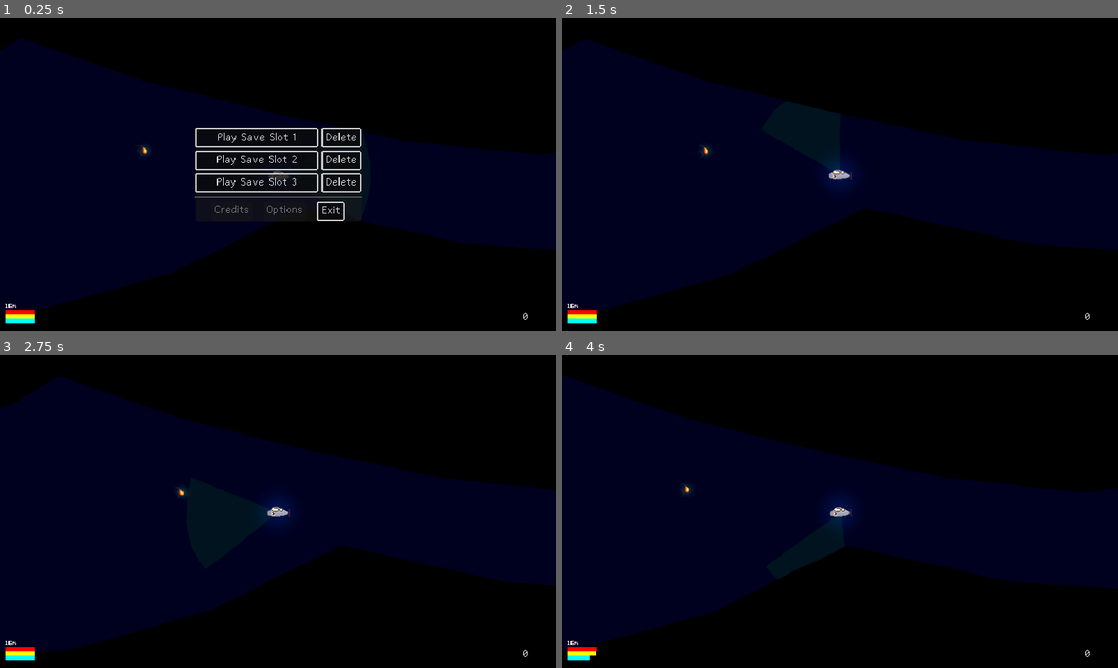
Above: before the commit, frames 1-4 (two rows, left to right).
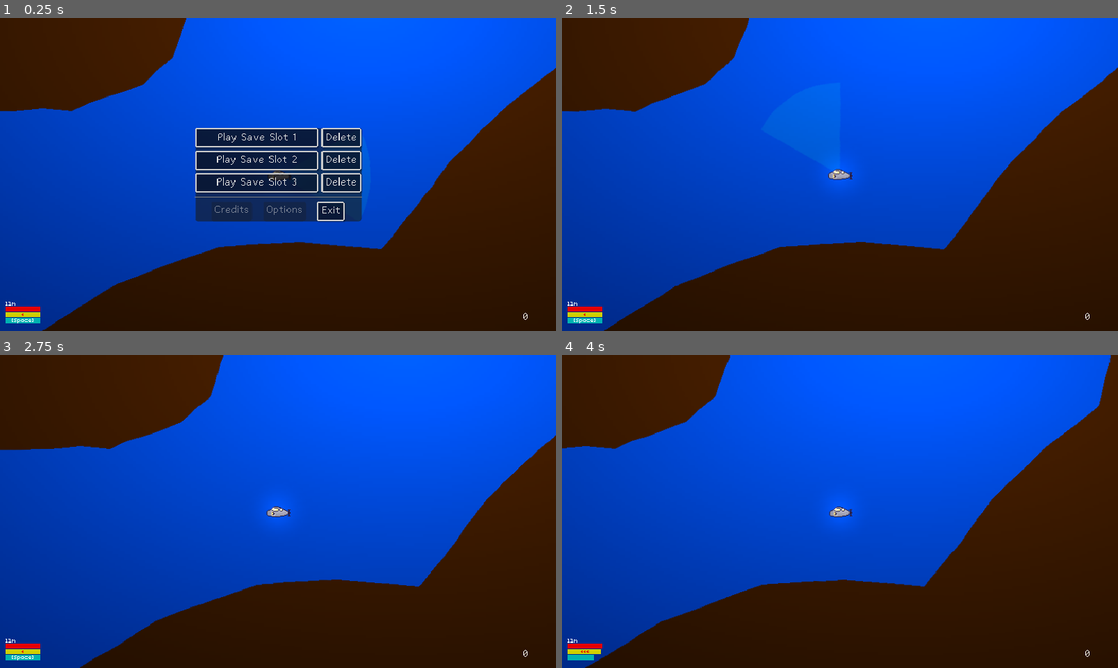
Above: after the commit, the same moments.

Repository: lupuchard/spooky-jam-submarine
Game: Godot game, scene res://Scene/Main.tscn
Two runs of this game, one before a commit and one after it. Both use one fixed random seed, a clock stepped at 60 frames per second and the inputs below.
Inputs (mouse positions are in pixels of both pictures, inside the frame that each line leads up to):
- Up to frame 1 (0.25 s): no input
- Up to frame 2 (1.5 s): move the mouse to (962, 158) at 0.52 s; hold Right (right) 0.53-1.25 s; right-click (962, 158) at 0.6 s; click (962, 158) at 0.67 s; click "Play Save Slot 1" at 1.25 s
- Up to frame 3 (2.75 s): move the mouse to (166, 527) at 2.02 s; hold Left (left) from 2.03 s (still down); tap Up (ascend) at 2.1 s; click (166, 527) at 2.17 s; right-click (166, 527) at 2.3 s
- Up to frame 4 (4 s): move the mouse to (895, 442) at 2.77 s; release Left (left) at 2.78 s; hold Right (right) from 2.78 s (still down); tap Space (dash) at 2.85 s; click (895, 442) at 2.92 s; right-click (895, 442) at 3.05 s; move the mouse to (812, 574) at 3.52 s; right-click (812, 574) at 3.6 s; click (812, 574) at 3.67 s

The runs differ from the first frame. In frame 1, 98% of the frame differs, in the area x 0-100%, y 0-100%; in frame 2, 100%; in frame 3, 100%; in frame 4, 100%.

Commit message:
UI enhancements, toggle light

Diff:
--- a/Fish/FishBehavior/HostileFishBehavior.gd
+++ b/Fish/FishBehavior/HostileFishBehavior.gd
@@ -47,7 +47,11 @@
 	fish.update_facing(last_seen - fish.global_position)
 
 func can_see_player() -> bool:
-	return player.global_position.distance_squared_to(fish.global_position) < pow(sight_radius, 2)
+	var displacement = player.global_position - fish.global_position
+	if (displacement.x > 0.0) == fish.facing_left:
+		return false
+	var radius = sight_radius if player.is_light_on() else sight_radius / 4
+	return displacement.length_squared() < pow(radius, 2)
 
 func is_too_far() -> bool:
 	return fish.global_position.distance_squared_to(fish.initial_position) > pow(max_range, 2)
--- a/Scene/Beastiary.gd
+++ b/Gui/Beastiary.gd
@@ -1,6 +1,6 @@
 extends ScrollContainer
 
-const BEASTIARY_ENTRY := preload("res://Scene/BeastiaryEntry.tscn")
+const BEASTIARY_ENTRY := preload("res://Gui/BeastiaryEntry.tscn")
 
 func _ready():
 	for i in range(0, FishStudy.FishType.NUM_FISH_TYPES):
--- a/Scene/BeastiaryEntry.tscn
+++ b/Gui/BeastiaryEntry.tscn
@@ -1,6 +1,6 @@
 [gd_scene load_steps=3 format=3 uid="uid://deqjtfy6v36c2"]
 
-[ext_resource type="Script" uid="uid://8dpd44civslf" path="res://Scene/BeastiaryEntry.gd" id="1_je2lf"]
+[ext_resource type="Script" uid="uid://8dpd44civslf" path="res://Gui/BeastiaryEntry.gd" id="1_je2lf"]
 [ext_resource type="FontFile" uid="uid://c3456ef513ov" path="res://Assets/Fonts/Abaddon Bold.ttf" id="1_wedow"]
 
 [node name="BeastiaryEntry" type="HBoxContainer"]
--- a/Scene/PixelTheme.tres
+++ b/Gui/PixelTheme.tres
@@ -1,9 +1,9 @@
 [gd_resource type="Theme" load_steps=5 format=3 uid="uid://c6c4jrxrclewv"]
 
 [ext_resource type="FontFile" uid="uid://d30j8tnlnfsv4" path="res://Assets/Fonts/Abaddon Light.ttf" id="1_a02aw"]
-[ext_resource type="StyleBox" uid="uid://b78tlpntimlgr" path="res://Scene/ButtonHoverStyleBox.tres" id="2_1fyrv"]
+[ext_resource type="StyleBox" uid="uid://b78tlpntimlgr" path="res://Gui/ButtonHoverStyleBox.tres" id="2_1fyrv"]
 [ext_resource type="FontFile" uid="uid://5mk2307ho1x8" path="res://Assets/Fonts/tinypixel.otf" id="2_1uu7p"]
-[ext_resource type="StyleBox" uid="uid://b2dvxkoe8c356" path="res://Scene/ButtonStyleBox.tres" id="3_h48jq"]
+[ext_resource type="StyleBox" uid="uid://b2dvxkoe8c356" path="res://Gui/ButtonStyleBox.tres" id="3_h48jq"]
 
 [resource]
 default_font = ExtResource("2_1uu7p")
--- /dev/null
+++ b/Gui/PowerConsumptionIndicator.gd
@@ -0,0 +1,6 @@
+extends Label
+
+@export var player: Player
+
+func _process(_delta: float):
+	text = "<".repeat(player.get_current_power_drain())
--- a/Scene/SaveSlotRow.tscn
+++ b/Gui/SaveSlotRow.tscn
@@ -1,6 +1,6 @@
 [gd_scene load_steps=2 format=3 uid="uid://lfaytddnu6xl"]
 
-[ext_resource type="Script" uid="uid://d1xf31wjsqhr8" path="res://Scene/SaveSlotRow.gd" id="1_up04w"]
+[ext_resource type="Script" uid="uid://d1xf31wjsqhr8" path="res://Gui/SaveSlotRow.gd" id="1_up04w"]
 
 [node name="SaveSlotRow" type="HBoxContainer"]
 script = ExtResource("1_up04w")
--- a/Scene/UpgradeOption.tscn
+++ b/Gui/UpgradeOption.tscn
@@ -1,6 +1,6 @@
 [gd_scene load_steps=2 format=3 uid="uid://cimhux024qh56"]
 
-[ext_resource type="Script" uid="uid://cy6iyfnegxbi3" path="res://Scene/UpgradeOption.gd" id="1_lfc7a"]
+[ext_resource type="Script" uid="uid://cy6iyfnegxbi3" path="res://Gui/UpgradeOption.gd" id="1_lfc7a"]
 
 [node name="UpgradeOption" type="HBoxContainer"]
 script = ExtResource("1_lfc7a")
--- a/Player/FishStudy.gd
+++ b/Player/FishStudy.gd
@@ -19,7 +19,7 @@
 func _ready():
 	names[FishType.CaveAngler] = "Cave Angler"
 	description_one[FishType.CaveAngler] = "Anglerfish use a modified dorsal fin ray as a lure for prey."
-	description_two[FishType.CaveAngler] = "The cave angler lives in caves."
+	description_two[FishType.CaveAngler] = "The cave angler will initially retreat if you get too close, but may attack if provoked."
 
 	names[FishType.Guppo] = "Guppo"
 	description_one[FishType.Guppo] = "Bigger than a guppy."
--- a/Player/Player.gd
+++ b/Player/Player.gd
@@ -29,7 +29,7 @@
 
 const DESC_ACCEL = 4.0
 const DESC_TOP_SPEED = 1.2
-const DASH_POWER_CONSUMPTION = 1.0
+const DASH_POWER_CONSUMPTION = 3.0
 
 const ASC_ACCEL = 4.0
 const ASC_TOP_SPEED = 1.2
@@ -54,10 +54,12 @@
 const DASH_SOUND = preload("res://Assets/Sound/underwater_splash.mp3")
 const CLICK_SOUND = preload("res://Assets/Sound/click.ogg")
 const DEATH_SOUND_METAL = preload("res://Assets/Sound/metal_wobble.mp3")
+const TOGGLE_LIGHT_SOUND = preload("res://Assets/Sound/switch.wav")
 
 var vel := Vector2.ZERO
 var dash_direction := 1.0
 var camera: Camera2D
+var spotlight: PointLight2D
 
 var stats: Array[float] = []
 var max_stats: Array[float] = []
@@ -77,9 +79,9 @@
 
 var engines_on := false
 var pumps_on := false
-var idle_power_drain := 0.1
-var engine_power_drain := 0.3
-var pump_power_drain := 0.2
+var light_power_drain := 0.5
+var engine_power_drain := 0.5
+var pump_power_drain := 0.5
 
 var fish_contact_cooldown := 0.0
 
@@ -92,6 +94,7 @@
 
 func _ready():
 	camera = $Camera2D
+	spotlight = $Spotlight
 	generate_raycasts()
 
 	max_stats.resize(Stat.NUM_STATS)
@@ -144,12 +147,21 @@
 		var raycast := RayCast2D.new()
 		raycast.target_position = Vector2.from_angle(angle) * RAYCAST_LENGTH
 		raycast.collision_mask = 2
-		$Spotlight.add_child(raycast)
+		spotlight.add_child(raycast)
+
+func get_current_power_drain() -> int:
+	var total = 0
+	if is_light_on(): total += 1
+	if engines_on: total += 1
+	if pumps_on: total += 1
+	if stats[Stat.DashPower] < max_stats[Stat.DashPower]: total += 2
+	return total
 
 func _process(delta: float):
 	fish_contact_cooldown -= delta
 
-	stats[Stat.Battery] -= idle_power_drain * delta
+	if is_light_on():
+		stats[Stat.Battery] -= light_power_drain * delta
 	if engines_on:
 		stats[Stat.Battery] -= engine_power_drain * delta
 	if pumps_on:
@@ -158,10 +170,21 @@
 	stats[Stat.DashPower] += delta
 
 	var mouse_vector = position - get_parent().get_local_mouse_position()
-	$Spotlight.rotation = Vector2.LEFT.angle_to(mouse_vector)
+	spotlight.rotation = Vector2.LEFT.angle_to(mouse_vector)
 	$Sprite.flip_h = mouse_vector.x < 0
 
-	check_raycasts()
+	if Input.is_action_just_pressed("toggle_light"):
+		if spotlight.visible:
+			Audio.play(TOGGLE_LIGHT_SOUND, null, -5.0, 0.85)
+			spotlight.visible = false
+		else:
+			Audio.play(TOGGLE_LIGHT_SOUND, null, -5.0)
+			spotlight.visible = true
+
+	if spotlight.visible:
+		check_raycasts()
+	else:
+		studying = null
 
 	if studying != null:
 		%StudyIndicator.visible = true
@@ -197,6 +220,9 @@
 		die("You ran out of battery. And died.")
 
 	$VehicleAmbience.volume_db = min(global_position.y / MAX_VEHICLE_AMBIENCE_DEPTH, 1.0) * 80.0 - 80.0
+
+func is_light_on() -> bool:
+	return spotlight.visible
 
 func notify(text: String):
 	var label := Label.new()
--- a/Player/StatusBar.gd
+++ b/Player/StatusBar.gd
@@ -4,9 +4,14 @@
 @export var stat: Player.Stat
 
 var max_width
+var label: Label
 
 func _ready():
 	max_width = size.x
+	label = find_child("Label", false)
 
 func _process(_delta: float):
 	size.x = min(round(player.stats[stat] / player.max_stats[stat] * max_width), max_width)
+
+	if label != null:
+		label.visible = player.stats[stat] >= player.max_stats[stat]
--- a/Scene/Main.tscn
+++ b/Scene/Main.tscn
@@ -18,15 +18,17 @@
 [ext_resource type="PackedScene" uid="uid://bsswh2ott33di" path="res://Fish/Viperfish.tscn" id="12_e6irg"]
 [ext_resource type="Shader" uid="uid://vg6relhwky4r" path="res://Scene/Water.gdshader" id="13_i0sg4"]
 [ext_resource type="Script" uid="uid://c1junlymprxj3" path="res://Player/DepthLabel.gd" id="14_gclda"]
-[ext_resource type="PackedScene" uid="uid://cimhux024qh56" path="res://Scene/UpgradeOption.tscn" id="14_mr7am"]
+[ext_resource type="PackedScene" uid="uid://cimhux024qh56" path="res://Gui/UpgradeOption.tscn" id="14_mr7am"]
 [ext_resource type="PackedScene" uid="uid://m4dq2a5epgx5" path="res://Fish/BigFish.tscn" id="14_reyx0"]
-[ext_resource type="Script" uid="uid://c02prlppuceia" path="res://Scene/UpgradePanel.gd" id="14_sc4dx"]
+[ext_resource type="Script" uid="uid://c02prlppuceia" path="res://Gui/UpgradePanel.gd" id="14_sc4dx"]
 [ext_resource type="AudioStream" uid="uid://b0pfvin7vsrnw" path="res://Assets/Sound/spooky_ambience_1.mp3" id="15_iab34"]
 [ext_resource type="Material" uid="uid://dd5x7vrkc4giy" path="res://Scene/BubbleParticles.tres" id="16_u2c8l"]
 [ext_resource type="FontFile" uid="uid://d30j8tnlnfsv4" path="res://Assets/Fonts/Abaddon Light.ttf" id="19_aa3qu"]
-[ext_resource type="Script" uid="uid://ccqnkw04b8og5" path="res://Scene/Beastiary.gd" id="22_bf81u"]
-[ext_resource type="PackedScene" uid="uid://lfaytddnu6xl" path="res://Scene/SaveSlotRow.tscn" id="26_g6i1l"]
-[ext_resource type="Script" uid="uid://b0v75jlp5h57g" path="res://Scene/MainMenu.gd" id="27_sssj8"]
+[ext_resource type="FontFile" uid="uid://bdlen7yarl4rf" path="res://Assets/Fonts/ThatBoy.ttf" id="20_u2c8l"]
+[ext_resource type="Script" uid="uid://c8q7pqmsrphp3" path="res://Gui/PowerConsumptionIndicator.gd" id="21_g6i1l"]
+[ext_resource type="Script" uid="uid://ccqnkw04b8og5" path="res://Gui/Beastiary.gd" id="22_bf81u"]
+[ext_resource type="PackedScene" uid="uid://lfaytddnu6xl" path="res://Gui/SaveSlotRow.tscn" id="26_g6i1l"]
+[ext_resource type="Script" uid="uid://b0v75jlp5h57g" path="res://Gui/MainMenu.gd" id="27_sssj8"]
 
 [sub_resource type="CanvasItemMaterial" id="CanvasItemMaterial_jw32o"]
 light_mode = 1
@@ -127,7 +129,7 @@
 
 [node name="Player" type="CharacterBody2D" parent="World"]
 unique_name_in_owner = true
-position = Vector2(-3147, 328)
+position = Vector2(115, 232)
 script = ExtResource("1_rgh2o")
 
 [node name="Sprite" type="AnimatedSprite2D" parent="World/Player"]
@@ -243,6 +245,9 @@
 is_sprite_facing_left = false
 contact_damage = 9.0
 path = NodePath("../../FishPaths/BigFishPath")
+
+[node name="Angler2" parent="World/Fish" instance=ExtResource("7_jw32o")]
+position = Vector2(280, 2252)
 
 [node name="FishPaths" type="Node2D" parent="World"]
 
@@ -291,32 +296,52 @@
 
 [node name="HealthBar" type="ColorRect" parent="CanvasLayer" node_paths=PackedStringArray("player")]
 offset_left = 8.0
-offset_top = 403.0
-offset_right = 48.0
-offset_bottom = 409.0
-color = Color(1, 0, 0, 1)
+offset_top = 398.0
+offset_right = 56.0
+offset_bottom = 405.0
+color = Color(0.9, 0, 0, 1)
 script = ExtResource("5_pbw6q")
 player = NodePath("../../World/Player")
 
 [node name="PowerBar" type="ColorRect" parent="CanvasLayer" node_paths=PackedStringArray("player")]
 offset_left = 8.0
-offset_top = 409.0
-offset_right = 48.0
-offset_bottom = 415.0
-color = Color(1, 1, 0, 1)
+offset_top = 406.0
+offset_right = 56.0
+offset_bottom = 413.0
+color = Color(0.81, 0.81, 0, 1)
 script = ExtResource("5_pbw6q")
 player = NodePath("../../World/Player")
 stat = 2
 
+[node name="PowerConsumptionIndicator" type="Label" parent="CanvasLayer/PowerBar" node_paths=PackedStringArray("player")]
+layout_mode = 0
+offset_top = -6.0
+offset_right = 48.0
+offset_bottom = 7.0
+theme_override_colors/font_color = Color(0.9, 0, 0, 1)
+theme_override_fonts/font = ExtResource("20_u2c8l")
+theme_override_font_sizes/font_size = 16
+text = "<<<"
+horizontal_alignment = 1
+script = ExtResource("21_g6i1l")
+player = NodePath("../../../World/Player")
+
 [node name="DashBar" type="ColorRect" parent="CanvasLayer" node_paths=PackedStringArray("player")]
 offset_left = 8.0
-offset_top = 415.0
-offset_right = 48.0
+offset_top = 414.0
+offset_right = 56.0
 offset_bottom = 421.0
-color = Color(0, 1, 1, 1)
+color = Color(0, 0.7, 0.7, 1)
 script = ExtResource("5_pbw6q")
 player = NodePath("../../World/Player")
 stat = 4
+
+[node name="Label" type="Label" parent="CanvasLayer/DashBar"]
+layout_mode = 0
+offset_right = 48.0
+offset_bottom = 8.0
+text = "[Space]"
+horizontal_alignment = 1
 
 [node name="KnowledgeLabel" type="Label" parent="CanvasLayer" node_paths=PackedStringArray("player")]
 offset_left = 722.0
@@ -330,9 +355,9 @@
 
 [node name="DepthLabel" type="Label" parent="CanvasLayer"]
 offset_left = 8.0
-offset_top = 394.0
+offset_top = 391.0
 offset_right = 48.0
-offset_bottom = 417.0
+offset_bottom = 414.0
 text = "0"
 script = ExtResource("14_gclda")
 
Not shown, added: Assets/Sound/switch.wav.import
Renamed: Scene/Beastiary.gd.uid -> Gui/Beastiary.gd.uid
Renamed: Scene/BeastiaryEntry.gd -> Gui/BeastiaryEntry.gd
Renamed: Scene/BeastiaryEntry.gd.uid -> Gui/BeastiaryEntry.gd.uid
Renamed: Scene/ButtonHoverStyleBox.tres -> Gui/ButtonHoverStyleBox.tres
Renamed: Scene/ButtonStyleBox.tres -> Gui/ButtonStyleBox.tres
Renamed: Scene/MainMenu.gd -> Gui/MainMenu.gd
Renamed: Scene/MainMenu.gd.uid -> Gui/MainMenu.gd.uid
Not shown, added: Gui/PowerConsumptionIndicator.gd.uid
Renamed: Scene/SaveSlotRow.gd -> Gui/SaveSlotRow.gd
Renamed: Scene/SaveSlotRow.gd.uid -> Gui/SaveSlotRow.gd.uid
Renamed: Scene/UpgradeOption.gd -> Gui/UpgradeOption.gd
(and 5 more such lines)
